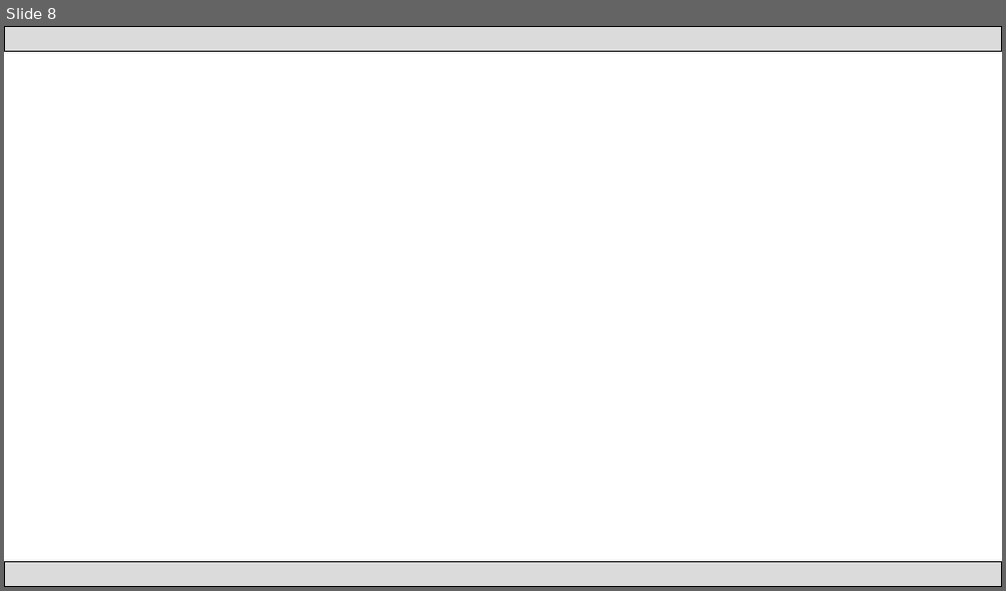
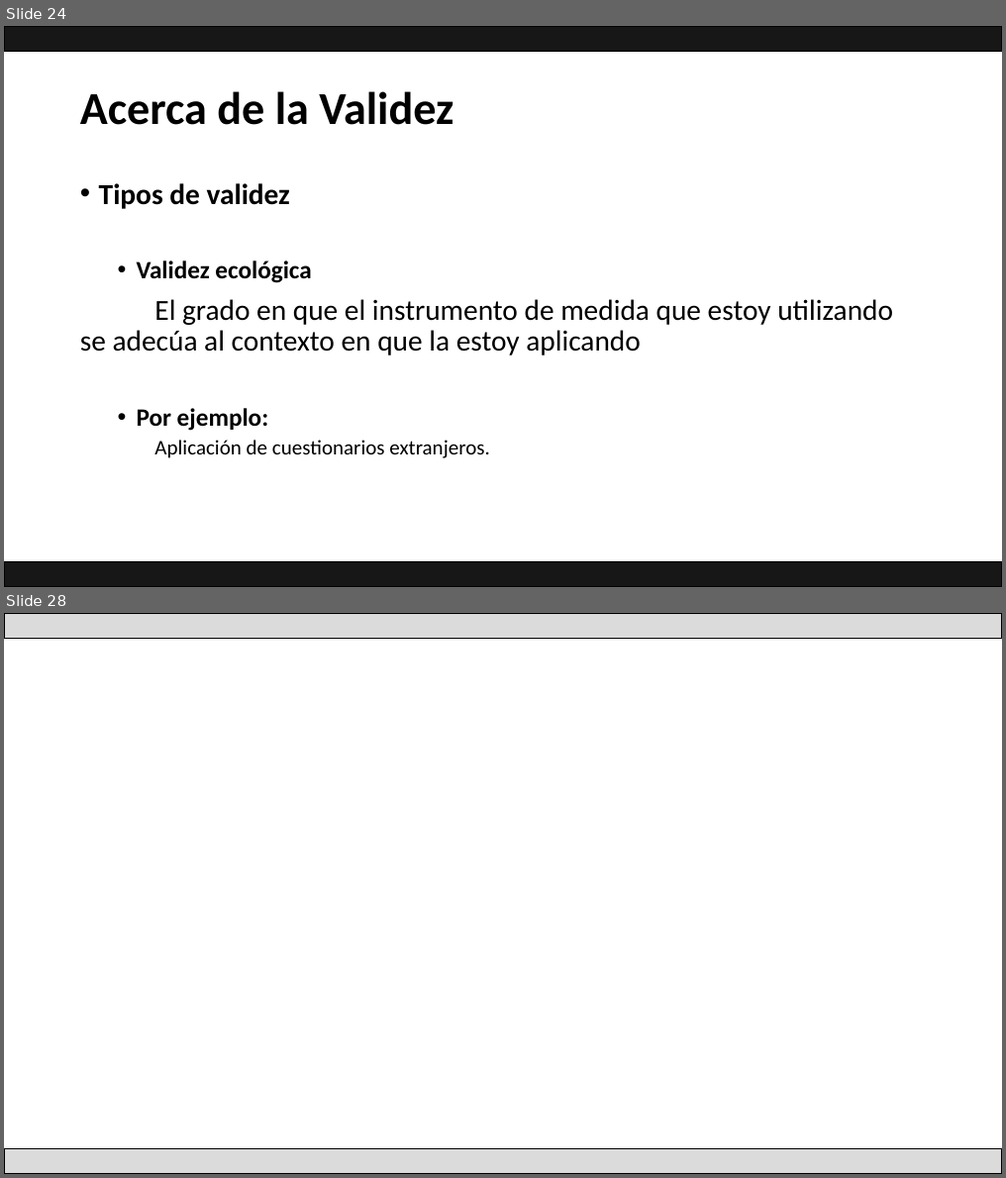
Before and after one commit to Adrifelcha/afchavez-019, a slide deck: JeanPiaget/Presentaciones/04_RecolecciónyAnálisisDatos.pptx. Shown one above the other, each under a label of ours: slide 8 before the commit, slides 24 and 28 after it; the slides between them are not shown. The pictures are 1006x591 and 1006x1178 pixels, drawn with LibreOffice and Linux fonts; fonts in the diff are those of the drawing. Boxes give left, top, right and bottom in pixels: in the first picture for what was removed or moved away, otherwise in the second. Text is boxed around its words. In the diff, an @@ line names an element or a change of style, - is before the commit and + after.

```diff
--- a/JeanPiaget/Presentaciones/04_RecolecciónyAnálisisDatos.pptx
+++ b/JeanPiaget/Presentaciones/04_RecolecciónyAnálisisDatos.pptx
@@ slide 24 added at (4,26,1002,587), background #FFFFFF @@
@@ rectangle added at (4,26,1002,51), fill #181717, outline #000000 1 pt @@
@@ title added at (80,91,453,125), 44 pt, text #000000, bold @@
+Acerca de la Validez
@@ text added at (80,183,893,459), 28 pt, text #000000 @@
+• Tipos de validez
+  • Validez ecológica
+El grado en que el instrumento de medida que estoy utilizando se adecúa al contexto en que la estoy aplicando
+  • Por ejemplo:
+    Aplicación de cuestionarios extranjeros.
@@ rectangle added at (4,563,1002,587), fill #181717, outline #000000 1 pt @@
@@ what was slide 8 is now slide 28 @@
```
Also in this commit, not shown: 1 slide changed, 19 other slides added, 11 other files.
